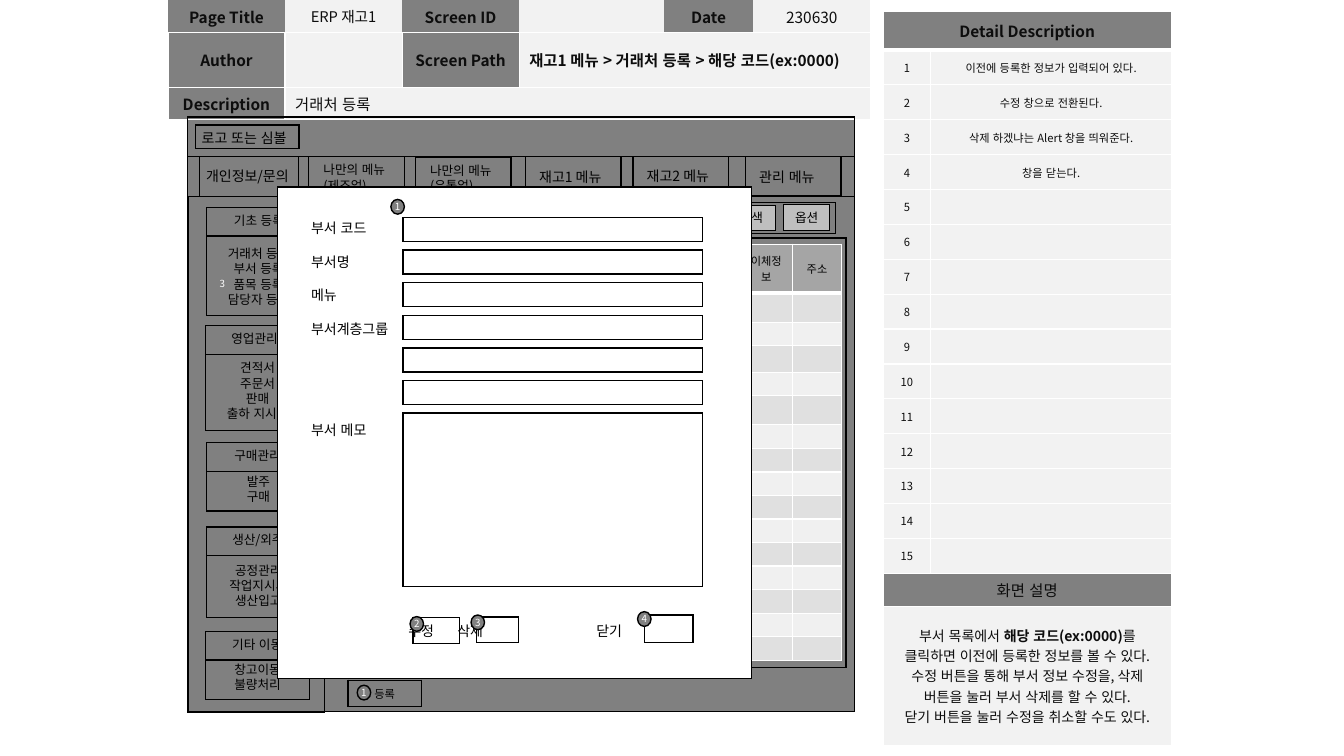
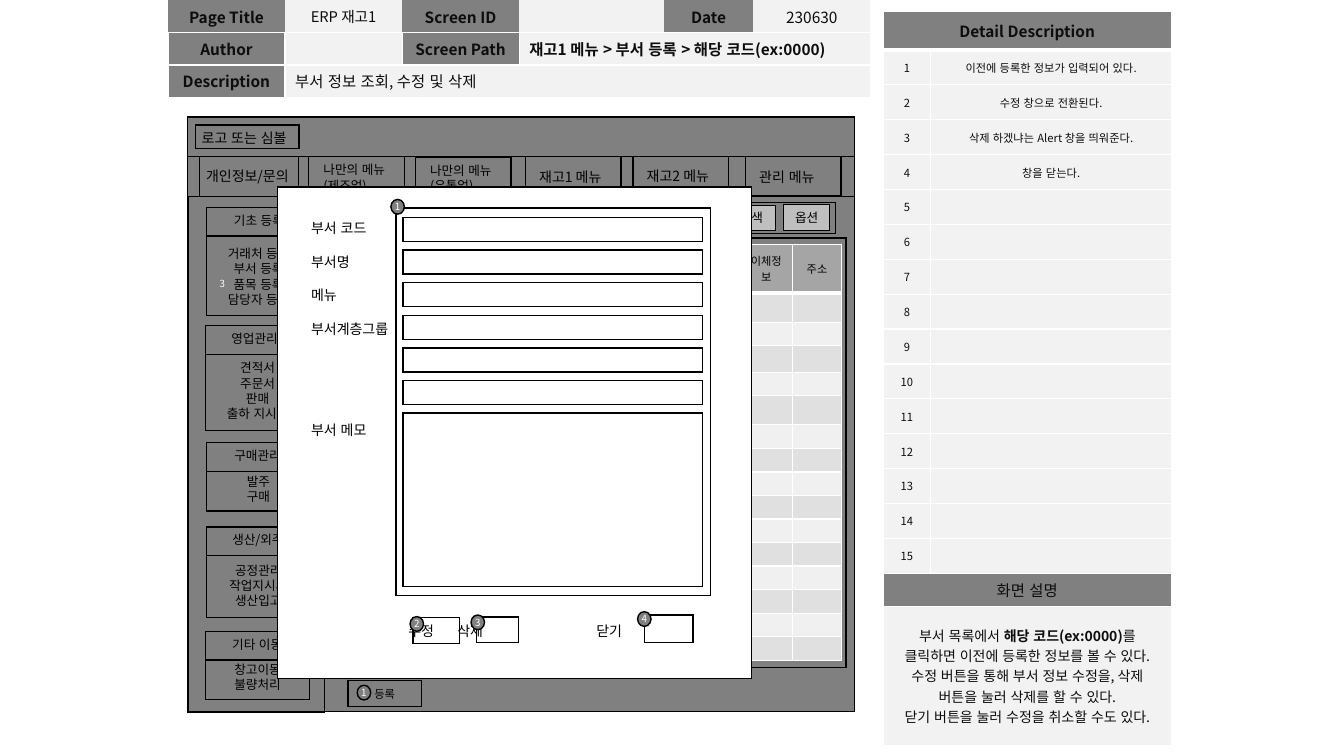
Before and after one commit to dw-final-project/dwFinal, a slide deck: slide 8 of 프로젝트 관련 자료/재고 1 (박희성).pptx (slide 9 before the commit). Drawn at 1344x756 pixels with LibreOffice and Linux fonts; fonts in the diff are those of the drawing. Boxes give left, top, right and bottom in pixels: in the first picture for what was removed or moved away, otherwise in the second. Text is boxed around its words. In the diff, an @@ line names an element or a change of style, - is before the commit and + after.

```diff
--- a/프로젝트 관련 자료/재고 1 (박희성).pptx
+++ b/프로젝트 관련 자료/재고 1 (박희성).pptx
@@ table at (168,0,871,96) @@
-row 2, column 4: 재고1 메뉴 > 거래처 등록 > 해당 코드(ex:0000)
+row 2, column 4: 재고1 메뉴 > 부서 등록 > 해당 코드(ex:0000)
-row 3, column 2: 거래처 등록
+row 3, column 2: 부서 정보 조회, 수정 및 삭제
@@ table at (883,11,1172,746) @@
-row 18, column 1: 부서 목록에서 해당 코드(ex:0000)를 클릭하면 이전에 등록한 정보를 볼 수 있다. / 수정 버튼을 통해 부서 정보 수정을, 삭제 버튼을 눌러 부서 삭제를 할 수 있다. / 닫기 버튼을 눌러 수정을 취소할 수도 있다.
+row 18, column 1: 부서 목록에서 해당 코드(ex:0000)를 클릭하면 이전에 등록한 정보를 볼 수 있다. / 수정 버튼을 통해 부서 정보 수정을, 삭제 버튼을 눌러 삭제를 할 수 있다. / 닫기 버튼을 눌러 수정을 취소할 수도 있다.
@@ rectangle added at (396,209,711,596), outline #000000 1 pt @@
```
Also in this commit, not shown: 11 other slides changed, 13 slides added.
